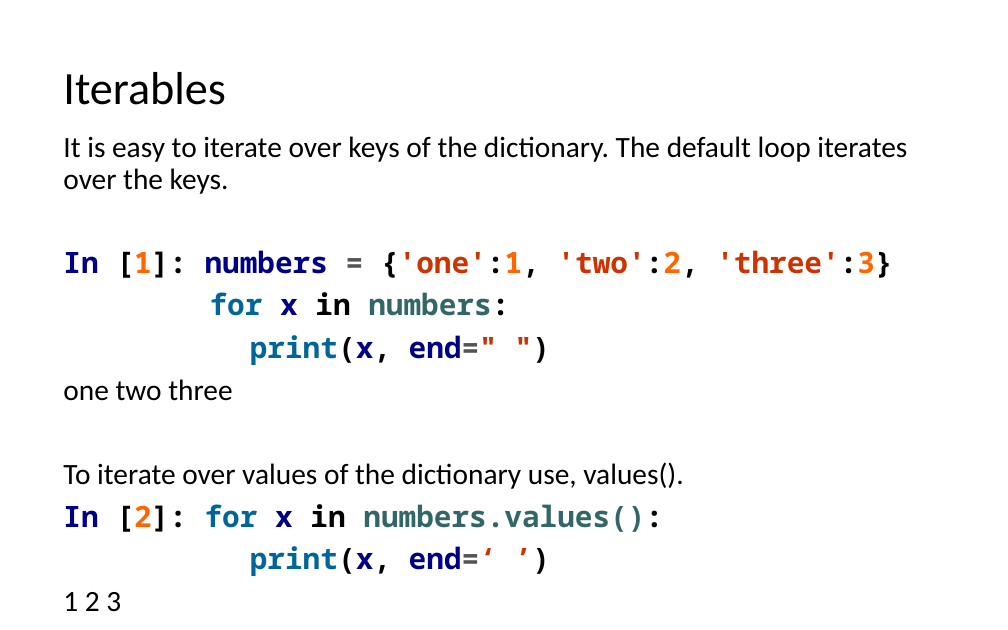
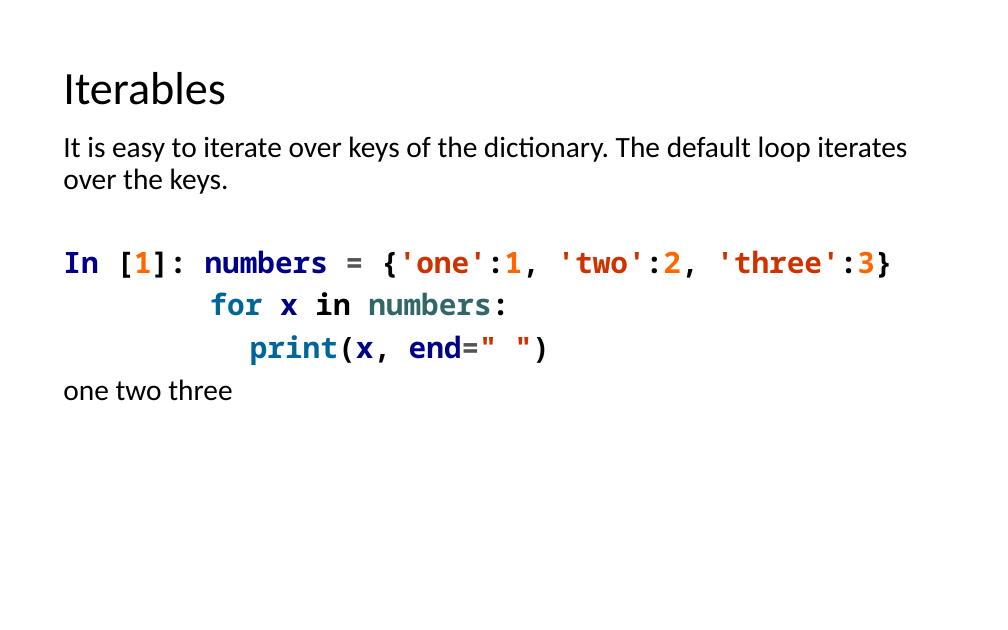
Before and after one commit to LongBaoNguyen/longbaonguyen.github.io, a slide deck: slide 24 of courses/apcsp/lect7.pptx. Drawn at 1008x630 pixels with LibreOffice and Linux fonts; fonts in the diff are those of the drawing. Boxes give left, top, right and bottom in pixels: in the first picture for what was removed or moved away, otherwise in the second. Text is boxed around its words. In the diff, an @@ line names an element or a change of style, - is before the commit and + after.

```diff
--- a/courses/apcsp/lect7.pptx
+++ b/courses/apcsp/lect7.pptx
@@ text at <box>63,462,683,612</box>: paragraphs removed @@
-To iterate over values of the dictionary use, values().
-In [2]: for x in numbers.values():
-print(x, end=‘ ’)
-1 2 3
```
Also in this commit, not shown: 1 slide added, 3 other files.
